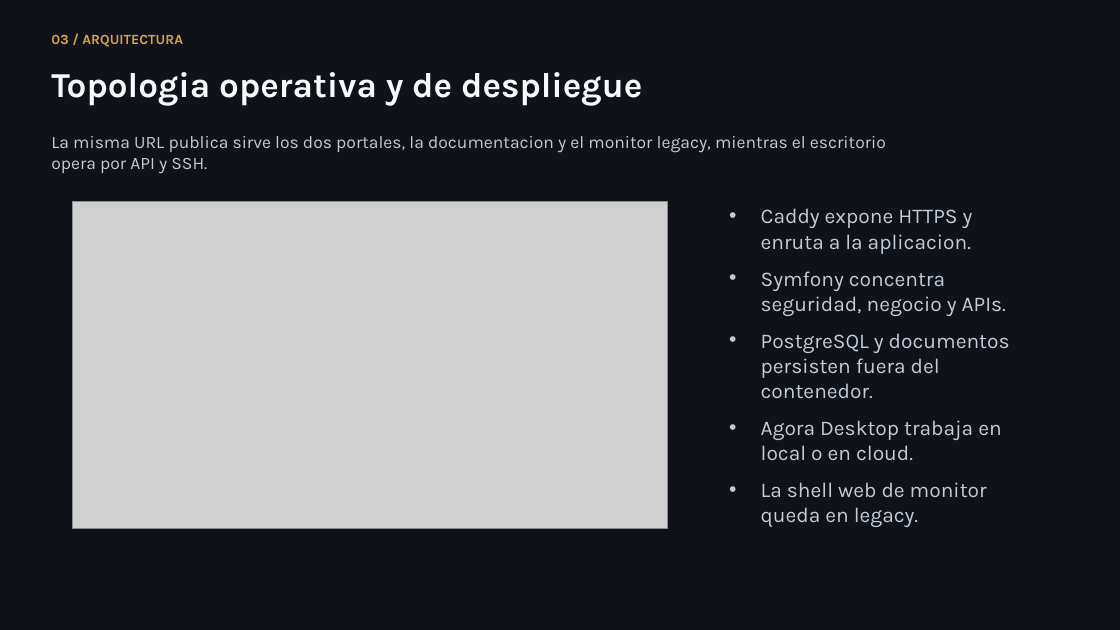
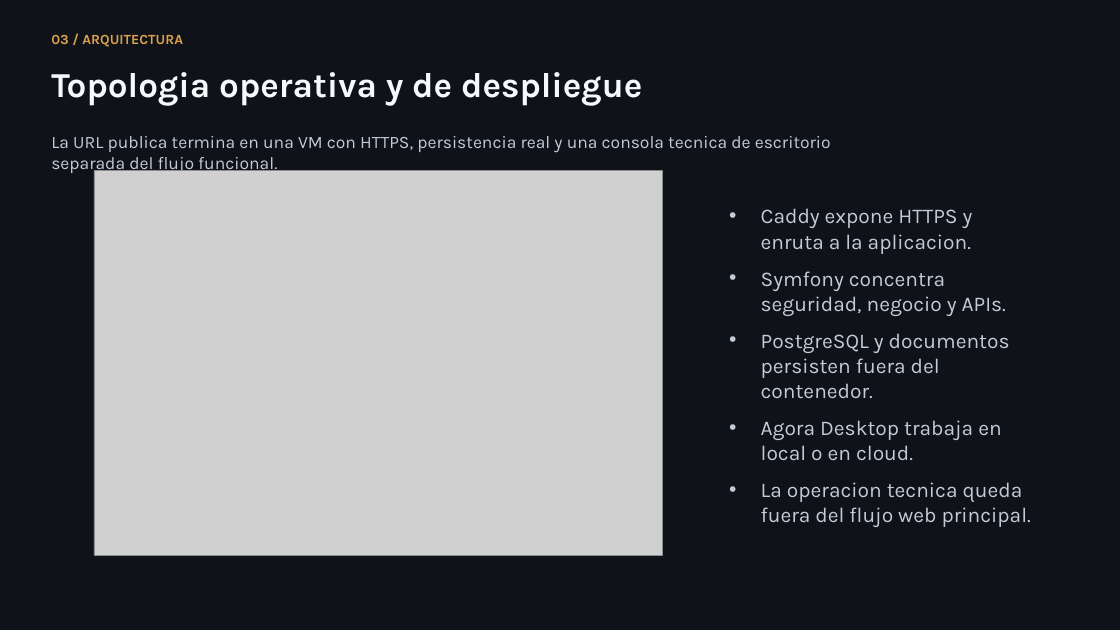
Before and after one commit to lmendez861/TFG-Agora, a slide deck: slide 4 of docs/presentacion-defensa-final.pptx. Drawn at 1120x630 pixels with LibreOffice and Linux fonts; fonts in the diff are those of the drawing; grey boxes stand for pictures. Boxes give left, top, right and bottom in pixels: in the first picture for what was removed or moved away, otherwise in the second. Text is boxed around its words. In the diff, an @@ line names an element or a change of style, - is before the commit and + after.

```diff
--- a/docs/presentacion-defensa-final.pptx
+++ b/docs/presentacion-defensa-final.pptx
@@ text at [51,136,831,174]: text changed @@
-La misma URL publica sirve los dos portales, la documentacion y el monitor legacy, mientras el escritorio opera por API y SSH.
+La URL publica termina en una VM con HTTPS, persistencia real y una consola tecnica de escritorio separada del flujo funcional.
@@ picture: place and size @@
-picture at [72,202,667,528]
+picture at [94,171,662,555]
@@ text at [761,482,1031,527]: text changed @@
-• La shell web de monitor queda en legacy.
+• La operacion tecnica queda fuera del flujo web principal.
```
Also in this commit, not shown: 6 other slides changed, 13 other files.
